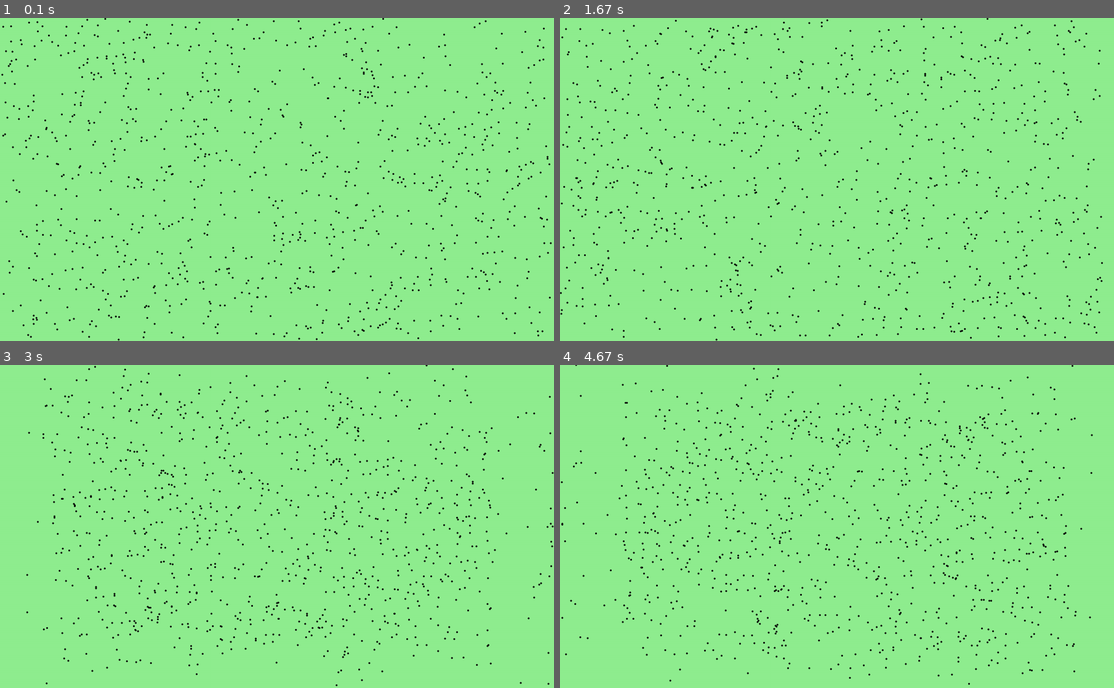
Above: before the commit, frames 1-4 (two rows, left to right).
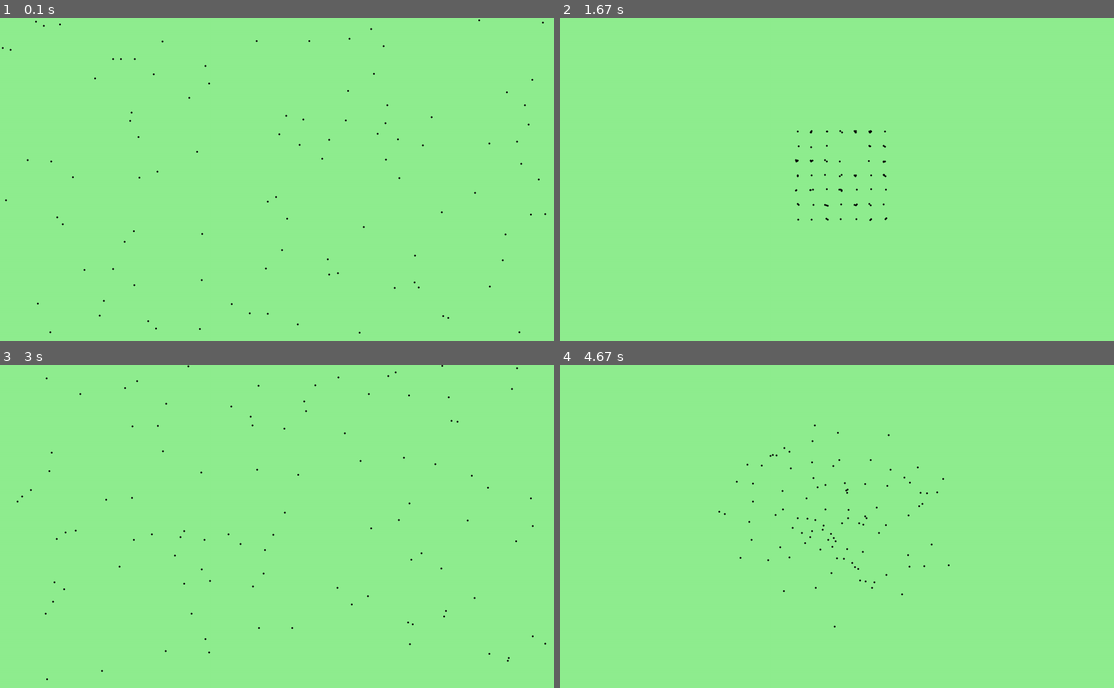
Above: after the commit, the same moments.

Repository: 01one/pygameExamples
Game: pygame game, started from 56.bird_flocking_simulation_with_pygame.py
The game is run twice, just before and just after one commit, with the same random seed, the same clock (stepped at 60 frames per second) and the same inputs.
Inputs:
- Up to frame 1 (0.1 s): no input
- Up to frame 2 (1.67 s): no input
- Up to frame 3 (3 s): no input
- Up to frame 4 (4.67 s): no input

The runs differ from the first frame. In frame 1, 2.6% of the frame differs, in the area x 0-100%, y 0-100%; in frame 2, 2.5%; in frame 3, 2.6%; in frame 4, 2.6%.

Commit message:
Update 56.bird_flocking_simulation_with_pygame.py

Diff:
--- a/56.bird_flocking_simulation_with_pygame.py
+++ b/56.bird_flocking_simulation_with_pygame.py
@@ -38,12 +38,12 @@
             self.vertical_speed *= -1
 
 
-total_bird_number = 1000
+total_bird_number = 100
 list_of_birds = [FlyingBird() for _ in range(total_bird_number)]
 
 game_running = True
 while game_running:
-    clock.tick(60)
+    clock.tick(30)
     for event in pygame.event.get():
         if event.type == QUIT:
             pygame.quit()
